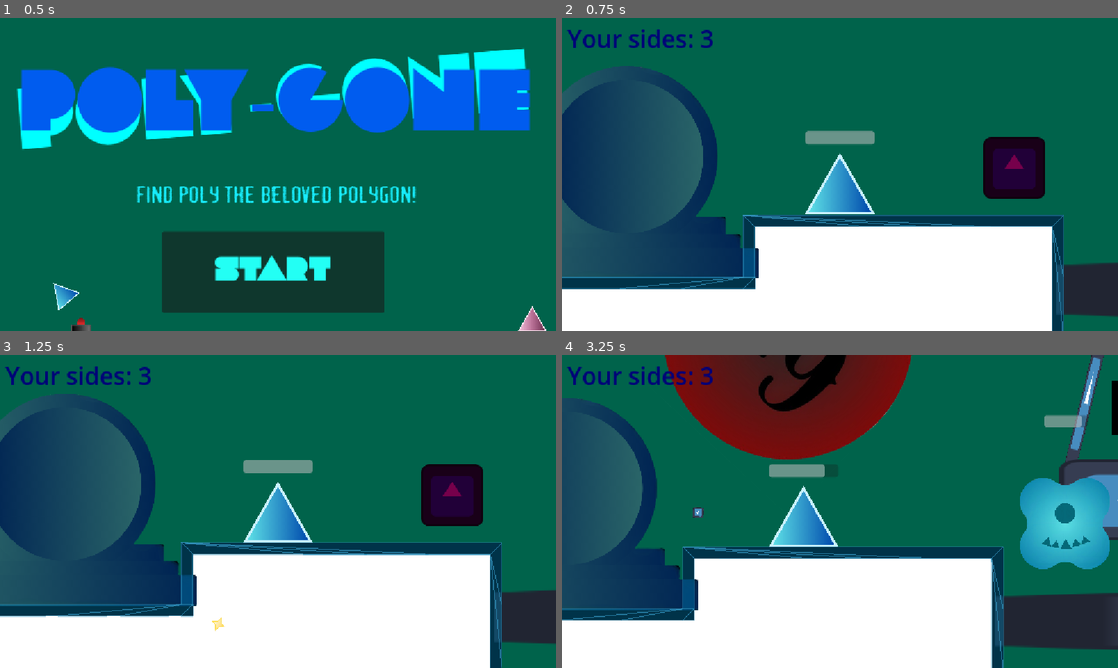
Above: before the commit, frames 1-4 (two rows, left to right).
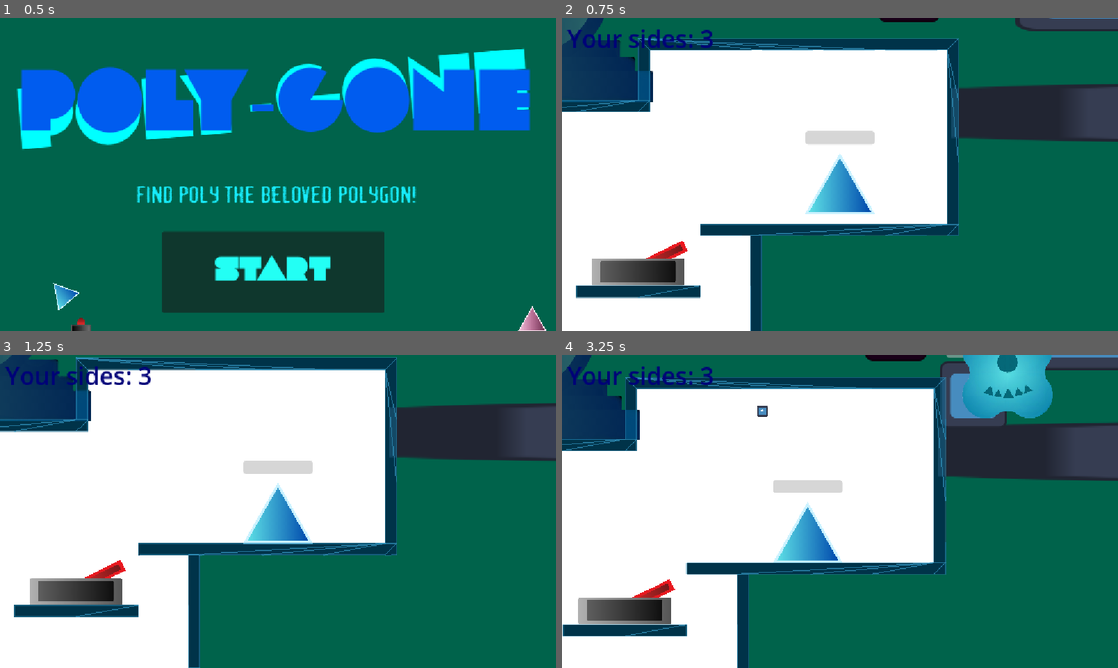
Above: after the commit, the same moments.

Repository: Eldragon126/Shapes
Game: Godot game, scene res://nodes/title_screen.tscn
Two runs of this game, one before a commit and one after it. Both use one fixed random seed, a clock stepped at 60 frames per second and the inputs below. The engine's default icon, where the game draws it, is replaced by a stand-in: a white triangle on a blue panel in a dark square. Sound files missing from this copy of the repository are replaced by a short silence.
Inputs (mouse positions are in pixels of both pictures, inside the frame that each line leads up to):
- Up to frame 1 (0.5 s): no input
- Up to frame 2 (0.75 s): click "Start" at 0.5 s
- Up to frame 3 (1.25 s): no input
- Up to frame 4 (3.25 s): move the mouse to (784, 614) at 1.27 s; hold Right (ui_right) 1.28-2.78 s; tap E (interact_button, bound only after the commit) at 1.35, 2.3, 3.05 s; tap Space (jump) at 1.52, 2.27 s; move the mouse to (706, 655) at 2.02 s; tap Shift (ability_activate) at 2.1 s; move the mouse to (895, 442) at 2.77 s; hold Left (ui_left) from 2.78 s (still down); click (895, 442) at 2.85 s

Frame 1 is identical in both runs. In frame 2, 77% of the frame differs, in the area x 0-100%, y 0-100%; in frame 3, 78%; in frame 4, 83%.

Commit message:
moving lever

Diff:
--- a/main_scene.tscn
+++ b/main_scene.tscn
@@ -12,6 +12,7 @@
 [ext_resource type="PackedScene" path="res://nodes/Enemies/enemy_5.tscn" id="10_wr18j"]
 [ext_resource type="PackedScene" path="res://nodes/Enemies/67_enemy.tscn" id="11_qwutr"]
 [ext_resource type="PackedScene" path="res://nodes/Enemies/spike.tscn" id="12_671wp"]
+[ext_resource type="PackedScene" uid="uid://d0bjm8fb2mn6" path="res://nodes/lever.tscn" id="13_mo76n"]
 
 [sub_resource type="CircleShape2D" id="CircleShape2D_wr18j"]
 radius = 62.514
@@ -28,14 +29,14 @@
 
 [node name="player" parent="." instance=ExtResource("2_gyfs4")]
 z_index = 0
-position = Vector2(633, 98)
+position = Vector2(851, 464)
 
 [node name="enemy_triangle2" parent="." instance=ExtResource("1_gyfs4")]
 position = Vector2(44, 715)
 
 [node name="Turret" parent="." instance=ExtResource("5_8mm7a")]
 z_index = 5
-position = Vector2(173, 1061)
+position = Vector2(4244, 82)
 
 [node name="TransformationTomb" parent="." instance=ExtResource("6_hq1ik")]
 z_index = -1
@@ -82,4 +83,7 @@
 [node name="Spike" parent="." instance=ExtResource("12_671wp")]
 position = Vector2(8791, 213)
 
+[node name="Lever" parent="." instance=ExtResource("13_mo76n")]
+position = Vector2(432, 615)
+
 [connection signal="body_entered" from="GetSides" to="GetSides" method="_on_body_entered"]
--- a/nodes/lever.tscn
+++ b/nodes/lever.tscn
@@ -1,7 +1,24 @@
-[gd_scene load_steps=7 format=3 uid="uid://2qhj3bil8n5v"]
+[gd_scene load_steps=9 format=3 uid="uid://d0bjm8fb2mn6"]
 
 [ext_resource type="Texture2D" uid="uid://6bhvi3s08sbn" path="res://assets/LeverBase.png" id="1_eq30r"]
+[ext_resource type="Script" uid="uid://b62rew5bwk7jn" path="res://scripts/lever.gd" id="1_qsmec"]
 [ext_resource type="Texture2D" uid="uid://djn6a3i21pifp" path="res://assets/LeverLever.png" id="2_qsmec"]
+
+[sub_resource type="Animation" id="Animation_52vnl"]
+resource_name = "LeverOff"
+length = 0.5
+tracks/0/type = "value"
+tracks/0/imported = false
+tracks/0/enabled = true
+tracks/0/path = NodePath("LeverLever:rotation")
+tracks/0/interp = 1
+tracks/0/loop_wrap = true
+tracks/0/keys = {
+"times": PackedFloat32Array(0, 0.5),
+"transitions": PackedFloat32Array(1, 1),
+"update": 0,
+"values": [-1.1170107, 1.1170107]
+}
 
 [sub_resource type="Animation" id="Animation_1xnuj"]
 resource_name = "LeverPull"
@@ -34,22 +51,6 @@
 "values": [1.1170107]
 }
 
-[sub_resource type="Animation" id="Animation_52vnl"]
-resource_name = "LeverOff"
-length = 0.5
-tracks/0/type = "value"
-tracks/0/imported = false
-tracks/0/enabled = true
-tracks/0/path = NodePath("LeverLever:rotation")
-tracks/0/interp = 1
-tracks/0/loop_wrap = true
-tracks/0/keys = {
-"times": PackedFloat32Array(0, 0.5),
-"transitions": PackedFloat32Array(1, 1),
-"update": 0,
-"values": [-1.1170107, 1.1170107]
-}
-
 [sub_resource type="AnimationLibrary" id="AnimationLibrary_ot11b"]
 _data = {
 &"LeverOff": SubResource("Animation_52vnl"),
@@ -57,7 +58,11 @@
 &"RESET": SubResource("Animation_ab3tp")
 }
 
+[sub_resource type="RectangleShape2D" id="RectangleShape2D_qsmec"]
+size = Vector2(764, 220)
+
 [node name="Lever" type="Node2D"]
+script = ExtResource("1_qsmec")
 
 [node name="AnimationPlayer" type="AnimationPlayer" parent="."]
 libraries = {
@@ -70,6 +75,14 @@
 scale = Vector2(0.25, 0.25)
 texture = ExtResource("1_eq30r")
 
+[node name="StaticBody2D" type="StaticBody2D" parent="LeverBase"]
+collision_layer = 2
+collision_mask = 5
+
+[node name="CollisionShape2D" type="CollisionShape2D" parent="LeverBase/StaticBody2D"]
+position = Vector2(-2, -2)
+shape = SubResource("RectangleShape2D_qsmec")
+
 [node name="LeverLever" type="Sprite2D" parent="."]
 position = Vector2(0, 51)
 rotation = 1.1170107
--- a/project.godot
+++ b/project.godot
@@ -92,6 +92,11 @@
 , Object(InputEventKey,"resource_local_to_scene":false,"resource_name":"","device":-1,"window_id":0,"alt_pressed":false …(183 unchanged characters)…
 ]
 }
+interact_button={
+"deadzone": 0.2,
+"events": [Object(InputEventKey,"resource_local_to_scene":false,"resource_name":"","device":-1,"window_id":0,"alt_pressed":false,"shift_pressed":false,"ctrl_pressed":false,"meta_pressed":false,"pressed":false,"keycode":0,"physical_keycode":69,"key_label":0,"unicode":101,"location":0,"echo":false,"script":null)
+]
+}
 
 [layer_names]
 
--- /dev/null
+++ b/scripts/lever.gd
@@ -0,0 +1,19 @@
+extends Node2D
+var player = Node2D
+var off = true
+
+# Called when the node enters the scene tree for the first time.
+func _ready() -> void:
+	player = PlayerManager.player
+
+
+# Called every frame. 'delta' is the elapsed time since the previous frame.
+func _process(delta: float) -> void:
+	if player and global_position.distance_to(player.global_position) < 200 and Input.is_action_just_pressed("interact_button") and off == false:
+		$AnimationPlayer.play("LeverOff")
+		await $AnimationPlayer.animation_finished
+		off = true
+	if player and global_position.distance_to(player.global_position) < 200 and Input.is_action_just_pressed("interact_button") and off:
+		$AnimationPlayer.play("LeverPull")
+		await $AnimationPlayer.animation_finished
+		off = false
Not shown: 1 places in main_scene.tscn that only renumber resources
Not shown, added: scripts/lever.gd.uid
